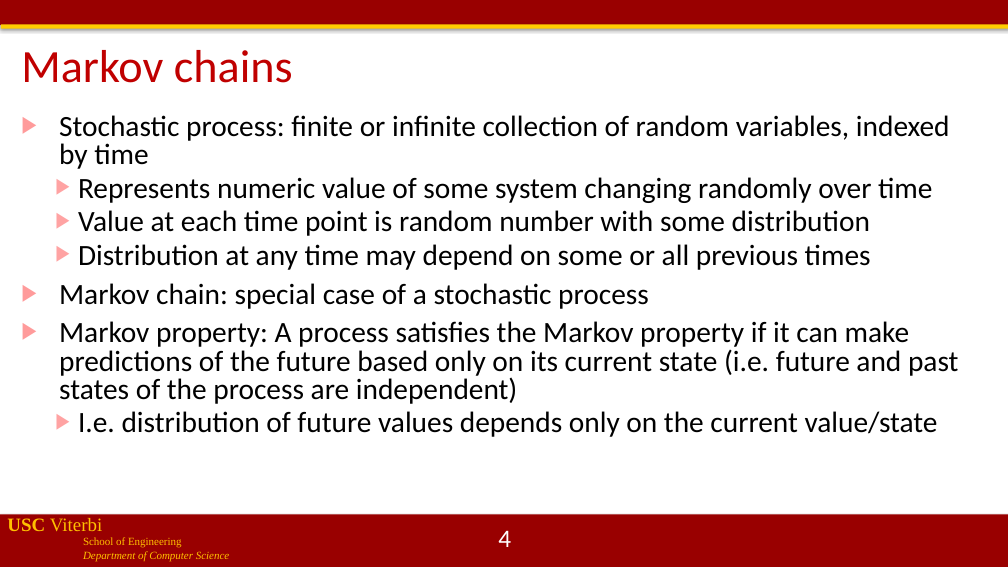
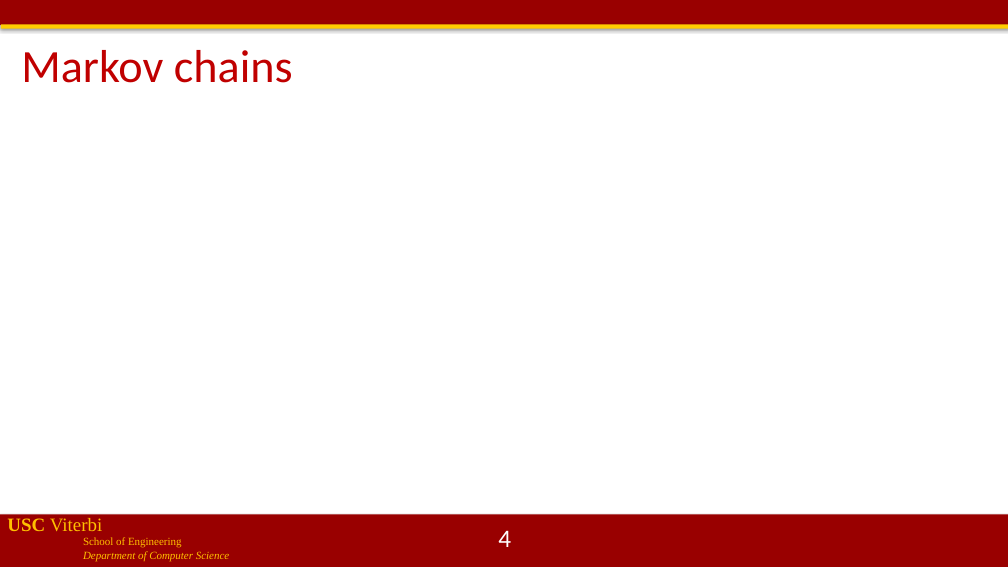
Before and after one commit to jdeshmukh/jdeshmukh.github.io, a slide deck: slide 4 of teaching/cs513-autocps-fall-2020/lecture8-Probabilistic-Models.pptx. Drawn at 1008x567 pixels with LibreOffice and Linux fonts; fonts in the diff are those of the drawing; grey boxes stand for pictures; background and template pictures are left out. Boxes give left, top, right and bottom in pixels: in the first picture for what was removed or moved away, otherwise in the second. Text is boxed around its words. In the diff, an @@ line names an element or a change of style, - is before the commit and + after.

```diff
--- a/teaching/cs513-autocps-fall-2020/lecture8-Probabilistic-Models.pptx
+++ b/teaching/cs513-autocps-fall-2020/lecture8-Probabilistic-Models.pptx
@@ text removed at (x1=59, y1=115, x2=958, y2=437) @@
-▶ Stochastic process: finite or infinite collection of random variables, indexed by time
-  ▶ Represents numeric value of some system changing randomly over time
-  ▶ Value at each time point is random number with some distribution
-  ▶ Distribution at any time may depend on some or all previous times
-▶ Markov chain: special case of a stochastic process
-▶ Markov property: A process satisfies the Markov property if it can make predictions of the future based only on its current state (i.e. future and past states of the process are independent)
-  ▶ I.e. distribution of future values depends only on the current value/state
```
Also in this commit, not shown: 5 other slides changed, 33 slides added, 2 slides removed, 1 other file.
